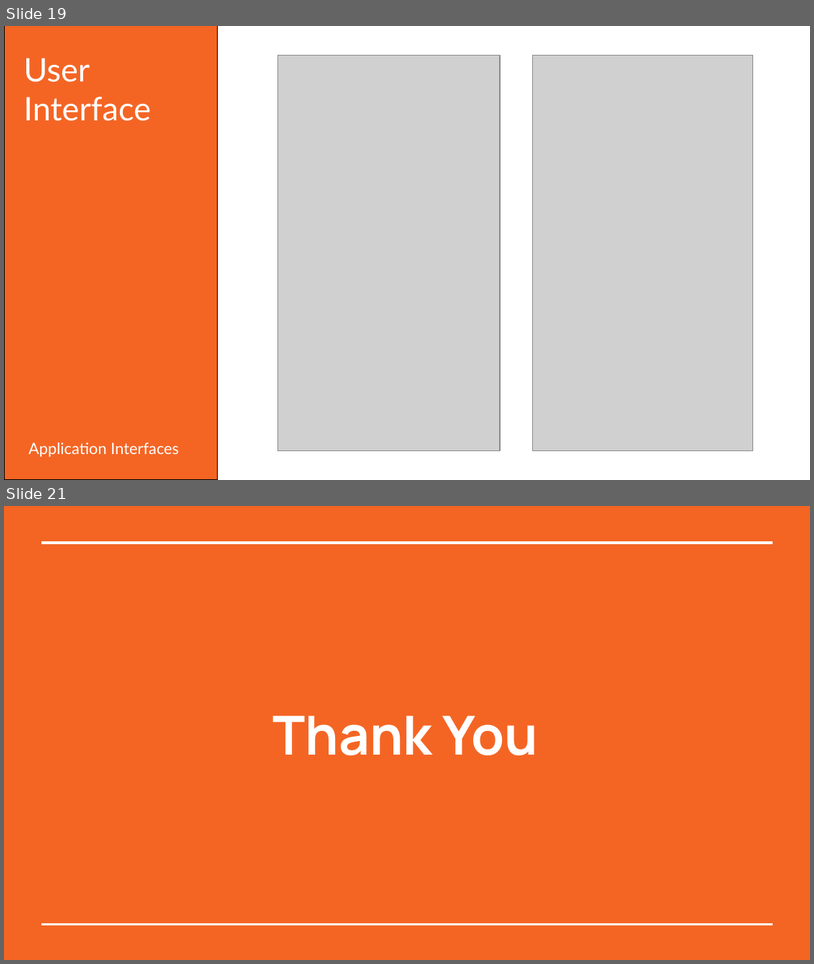
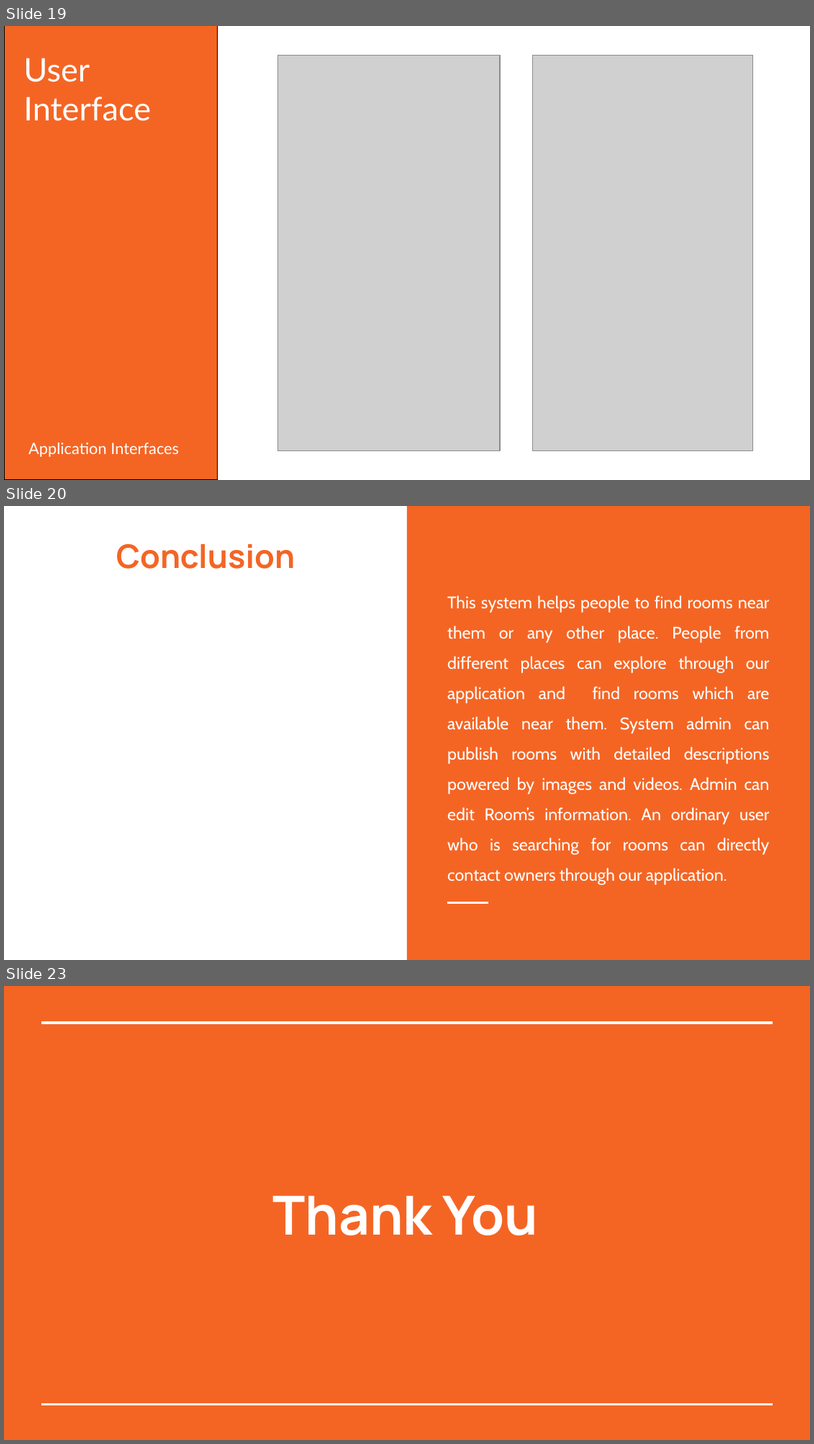
Before and after one commit to arjunQ21/files, a slide deck: RoomFinder_presentation_final.pptx. Shown one above the other, each under a label of ours: slides 19 and 21 before the commit, slides 19, 20 and 23 after it; the slides between them are not shown. The pictures are 814x964 and 814x1444 pixels, drawn with LibreOffice and Linux fonts; fonts in the diff are those of the drawing; grey boxes stand for pictures. Boxes give left, top, right and bottom in pixels: in the first picture for what was removed or moved away, otherwise in the second. Text is boxed around its words. In the diff, an @@ line names an element or a change of style, - is before the commit and + after.

```diff
--- a/RoomFinder_presentation_final.pptx
+++ b/RoomFinder_presentation_final.pptx
@@ slide 20 added at [4,506,810,960], background #FFFFFF @@
@@ rectangle added at [407,506,810,960], fill #F46524 @@
@@ title added at [116,544,295,569], 29 pt, text #F46524, bold @@
+Conclusion
@@ text added at [448,595,770,885], 15 pt, text #FFFFFF @@
+This system helps people to find rooms near them or any other place. People from different places can explore through our application and find rooms which are available near them. System admin can publish rooms with detailed descriptions powered by images and videos. Admin can edit Room’s information. An ordinary user who is searching for rooms can directly contact owners through our application.
@@ line added from (448, 903) to (489, 903), #FFFFFF 1.5 pt @@
@@ what was slide 21 is now slide 23 @@
```
Also in this commit, not shown: 7 slides changed, 1 other slide added.
